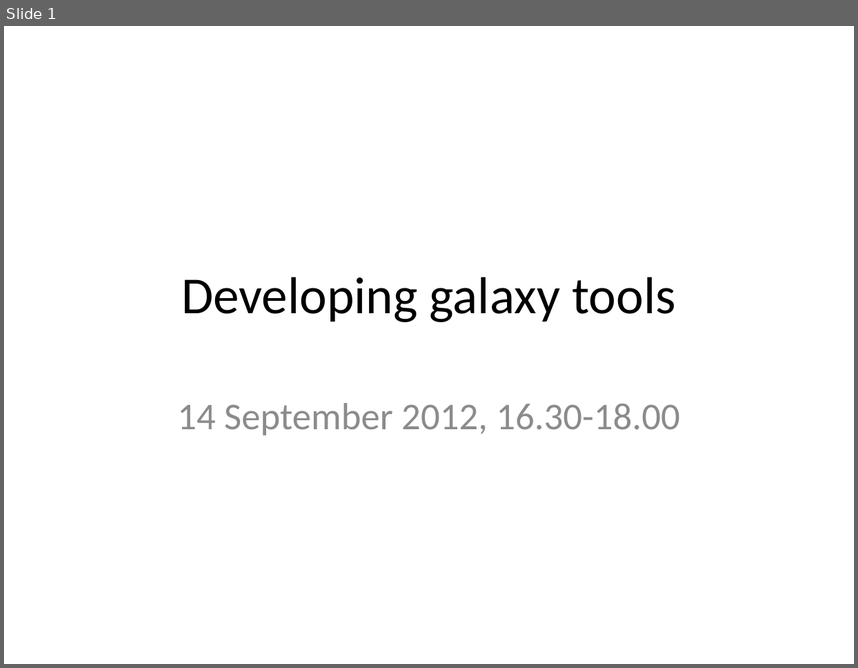
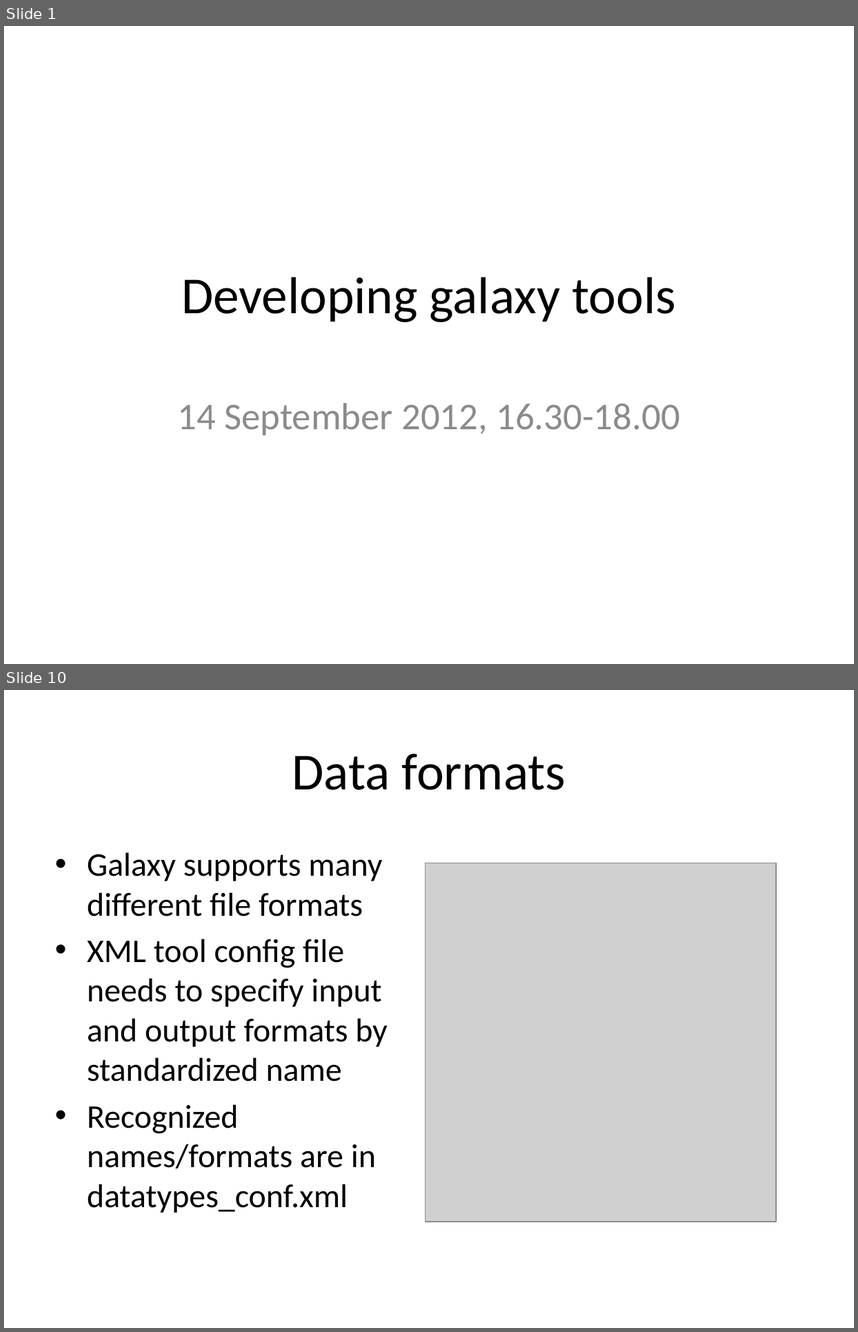
Before and after one commit to rvosa/ngs-workflows, a slide deck: doc/slides/day4/session4/DevelopingGalaxy.pptx. Shown one above the other, each under a label of ours: slide 1 before the commit, slides 1 and 10 after it; the slides between them are not shown. The pictures are 858x668 and 858x1332 pixels, drawn with LibreOffice and Linux fonts; fonts in the diff are those of the drawing; grey boxes stand for pictures. Boxes give left, top, right and bottom in pixels: in the first picture for what was removed or moved away, otherwise in the second. Text is boxed around its words. In the diff, an @@ line names an element or a change of style, - is before the commit and + after.

```diff
--- a/doc/slides/day4/session4/DevelopingGalaxy.pptx
+++ b/doc/slides/day4/session4/DevelopingGalaxy.pptx
@@ slide 10 added at [4,690,854,1328], background #FFFFFF @@
@@ title added at [292,753,566,790], 44 pt, text #000000 @@
+Data formats
@@ text added at [87,852,388,1212], 28 pt, text #000000 @@
+• Galaxy supports many different file formats
+• XML tool config file needs to specify input and output formats by standardized name
+• Recognized names/formats are in datatypes_conf.xml
@@ picture added at [425,863,776,1221] @@
```
Also in this commit, not shown: 1 slide changed, 10 other slides added, 4 slides removed.
